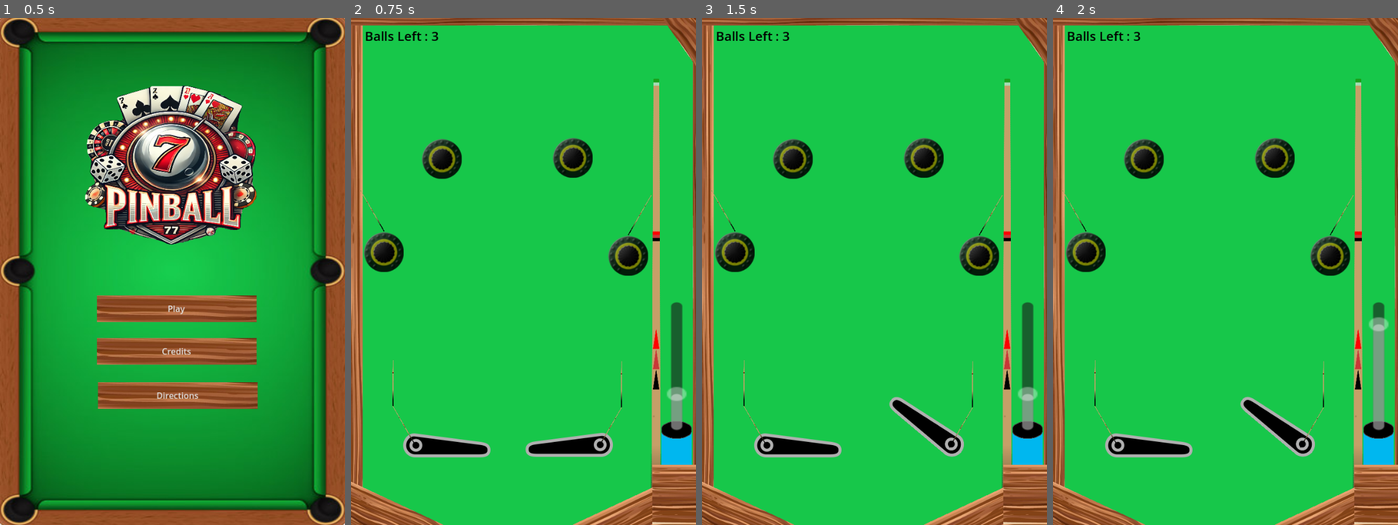
Above: before the commit, frames 1-4 (left to right).
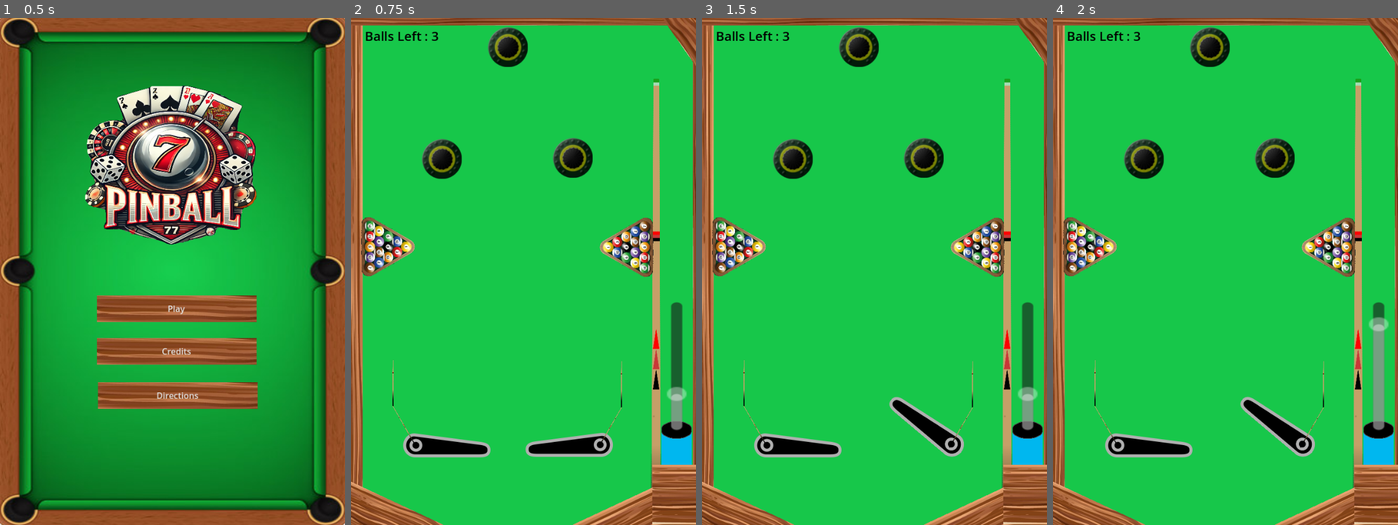
Above: after the commit, the same moments.

Repository: bsu-cs315/fp-team1-pinball
Game: Godot game, scene res://Title screen/title_screen.tscn
Two runs of this game, one before a commit and one after it. Both use one fixed random seed, a clock stepped at 60 frames per second and the inputs below. Sound files missing from this copy of the repository are replaced by a short silence.
Inputs:
- Up to frame 1 (0.5 s): no input
- Up to frame 2 (0.75 s): click "Play" at 0.5 s
- Up to frame 3 (1.5 s): tap Enter at 1.25 s; hold E (right_flipper) from 1.28 s (still down); hold Space (launch) from 1.28 s (still down)
- Up to frame 4 (2 s): keep holding E (right_flipper); keep holding Space (launch)

Frame 1 is identical in both runs. In frame 2, 3.2% of the frame differs, in the area x 2-88%, y 1-52%; in frame 3, 3.2%; in frame 4, 3.2%.

Commit message:
Instantiate new wall bumpers into the world

Diff:
--- a/project/wall_bumpers/wall_bumper.tscn
+++ b/project/wall_bumpers/wall_bumper.tscn
@@ -1,12 +1,11 @@
-[gd_scene load_steps=3 format=3 uid="uid://dsn1d2j0gaup7"]
+[gd_scene load_steps=2 format=3 uid="uid://dsn1d2j0gaup7"]
 
 [ext_resource type="Texture2D" uid="uid://i77ilmnv8fkk" path="res://wall_bumpers/side_bumper.png" id="1_xrne8"]
 
-[sub_resource type="PhysicsMaterial" id="PhysicsMaterial_vmsq5"]
-
 [node name="WallBumper" type="RigidBody2D"]
-physics_material_override = SubResource("PhysicsMaterial_vmsq5")
 gravity_scale = 0.0
+freeze = true
+freeze_mode = 1
 
 [node name="Sprite2D" type="Sprite2D" parent="."]
 scale = Vector2(0.35, 0.35)
--- a/project/world/world.tscn
+++ b/project/world/world.tscn
@@ -7,6 +7,7 @@
 [ext_resource type="PackedScene" uid="uid://uy7ohkn30ccv" path="res://flippers/flippers.tscn" id="3_po2wi"]
 [ext_resource type="PackedScene" uid="uid://bxpkvq2nwabpb" path="res://bumper/bumper.tscn" id="4_ti8qm"]
 [ext_resource type="PackedScene" uid="uid://bxb0r42els2w7" path="res://rails/rail.tscn" id="5_a282h"]
+[ext_resource type="PackedScene" uid="uid://dsn1d2j0gaup7" path="res://wall_bumpers/wall_bumper.tscn" id="6_kcohy"]
 [ext_resource type="AudioStream" uid="uid://bubx4fwa8aq0f" path="res://Pinball Chords.wav" id="8_ehyv5"]
 [ext_resource type="AudioStream" uid="uid://b1rstwudu77lj" path="res://Pinball Music Loop dos.wav" id="9_sktc1"]
 [ext_resource type="AudioStream" uid="uid://c5kcq2yc8g3y0" path="res://Pinball Music Loop Three.wav" id="10_gceut"]
@@ -182,27 +183,24 @@
 position = Vector2(100, 766)
 rotation = -0.523599
 
-[node name="RailLeftBumper" parent="Rails" instance=ExtResource("5_a282h")]
-position = Vector2(40, 362)
-rotation = -0.523599
-
-[node name="RailLeftBumper2" parent="Rails" instance=ExtResource("5_a282h")]
-position = Vector2(543, 369)
-rotation = 0.523599
-
 [node name="Bumpers" type="Node" parent="."]
 
-[node name="Bumper" parent="Bumpers" instance=ExtResource("4_ti8qm")]
-position = Vector2(62, 440)
-
-[node name="Bumper3" parent="Bumpers" instance=ExtResource("4_ti8qm")]
+[node name="ScoreBumperLeft" parent="Bumpers" instance=ExtResource("4_ti8qm")]
 position = Vector2(171, 265)
 
-[node name="Bumper4" parent="Bumpers" instance=ExtResource("4_ti8qm")]
+[node name="ScoreBumperRight" parent="Bumpers" instance=ExtResource("4_ti8qm")]
 position = Vector2(417, 263)
 
-[node name="Bumper2" parent="Bumpers" instance=ExtResource("4_ti8qm")]
-position = Vector2(521, 447)
+[node name="ScoreBumperTop" parent="Bumpers" instance=ExtResource("4_ti8qm")]
+position = Vector2(295, 55)
+
+[node name="WallBumperLeft" parent="Bumpers" instance=ExtResource("6_kcohy")]
+position = Vector2(68, 430)
+rotation = 1.5708
+
+[node name="WallBumperRight" parent="Bumpers" instance=ExtResource("6_kcohy")]
+position = Vector2(519, 430)
+rotation = 4.71239
 
 [node name="Launcher" parent="." instance=ExtResource("1_ijd6e")]
 position = Vector2(612, 804)
@@ -211,7 +209,7 @@
 position = Vector2(271, 1013)
 scale = Vector2(9.56944, 2.12125)
 
-[node name="CollisionShape2D" type="CollisionShape2D" parent="BallKillZone"]
+[node name="BallKillZoneCollision" type="CollisionShape2D" parent="BallKillZone"]
 position = Vector2(19.3324, 0)
 shape = SubResource("RectangleShape2D_21ahr")
 
Not shown: 1 places in project/world/world.tscn that only renumber resources
